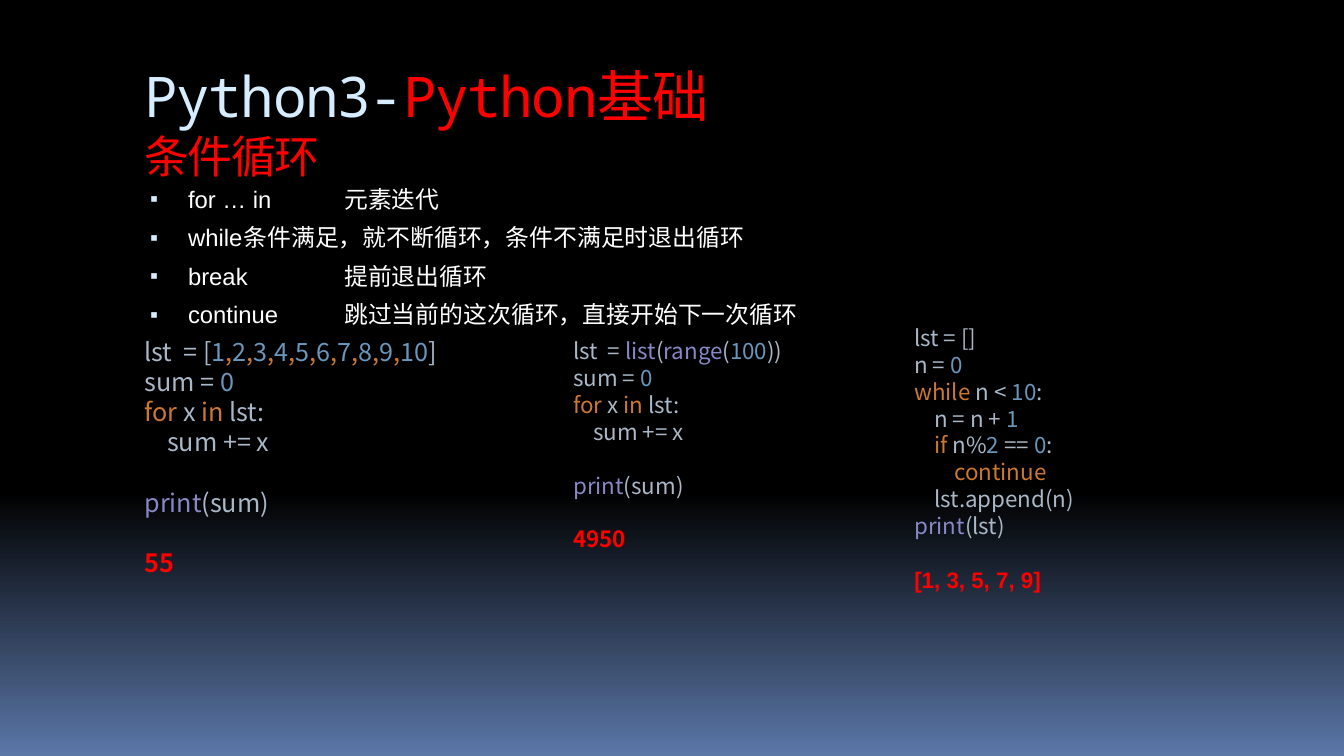
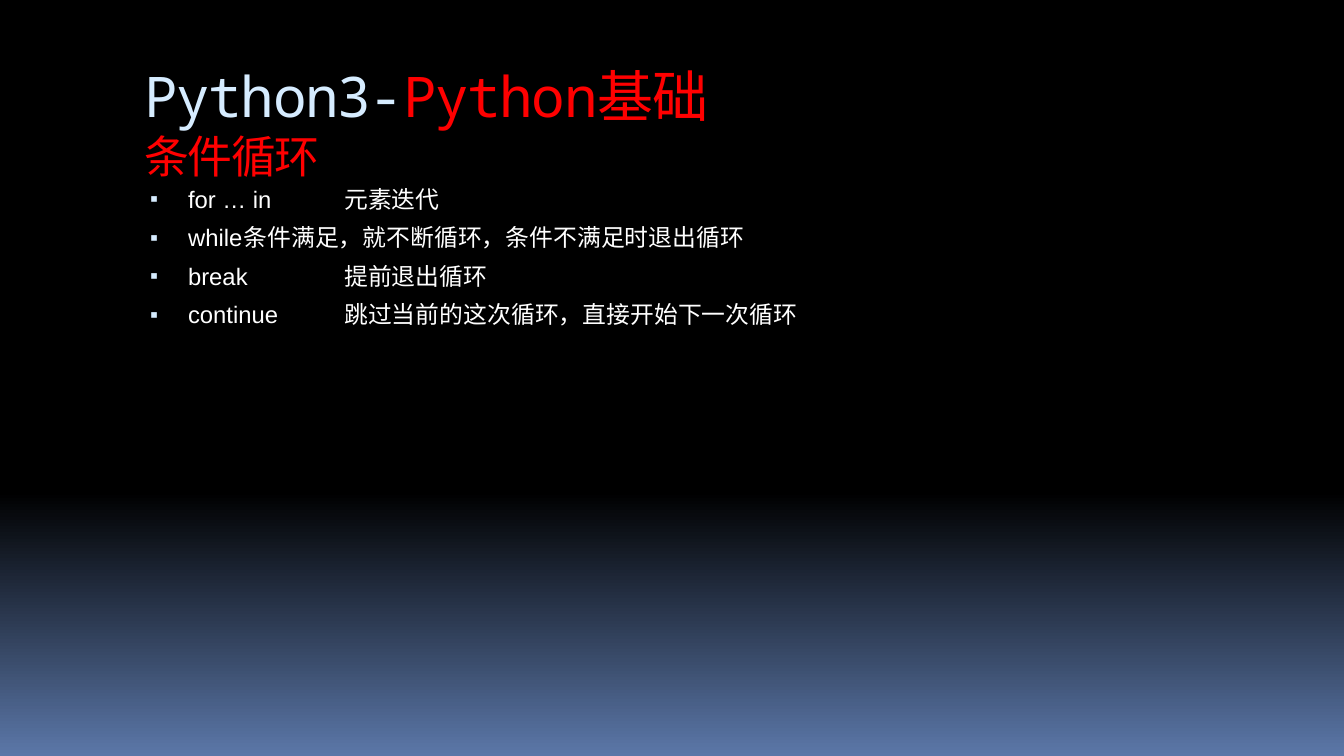
Before and after one commit to 260936767/UpdateServer, a slide deck: slide 14 of flexx_study/report for python&flexx.pptx (slide 18 before the commit). Drawn at 1344x756 pixels with LibreOffice and Linux fonts; fonts in the diff are those of the drawing. Boxes give left, top, right and bottom in pixels: in the first picture for what was removed or moved away, otherwise in the second. Text is boxed around its words. In the diff, an @@ line names an element or a change of style, - is before the commit and + after.

```diff
--- a/flexx_study/report for python&flexx.pptx
+++ b/flexx_study/report for python&flexx.pptx
@@ text removed at bbox=[914, 328, 1074, 593] @@
-lst = []
-n = 0
-while n < 10:
-n = n + 1
-if n%2 == 0:
-continue
-lst.append(n)
-print(lst)
-[1, 3, 5, 7, 9]
@@ text removed at bbox=[144, 341, 437, 573] @@
-lst = [1,2,3,4,5,6,7,8,9,10]
-sum = 0
-for x in lst:
-sum += x
-print(sum)
-55
@@ text removed at bbox=[573, 341, 782, 548] @@
-lst = list(range(100))
-sum = 0
-for x in lst:
-sum += x
-print(sum)
-4950
```
Also in this commit, not shown: 41 other slides changed, 13 slides added, 9 slides removed.
